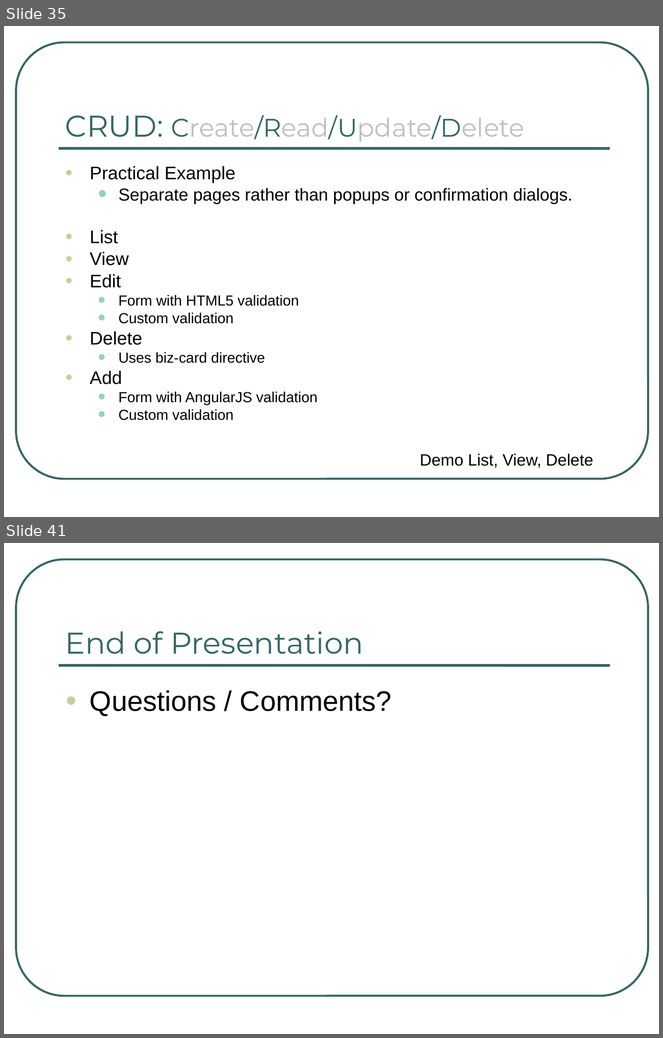
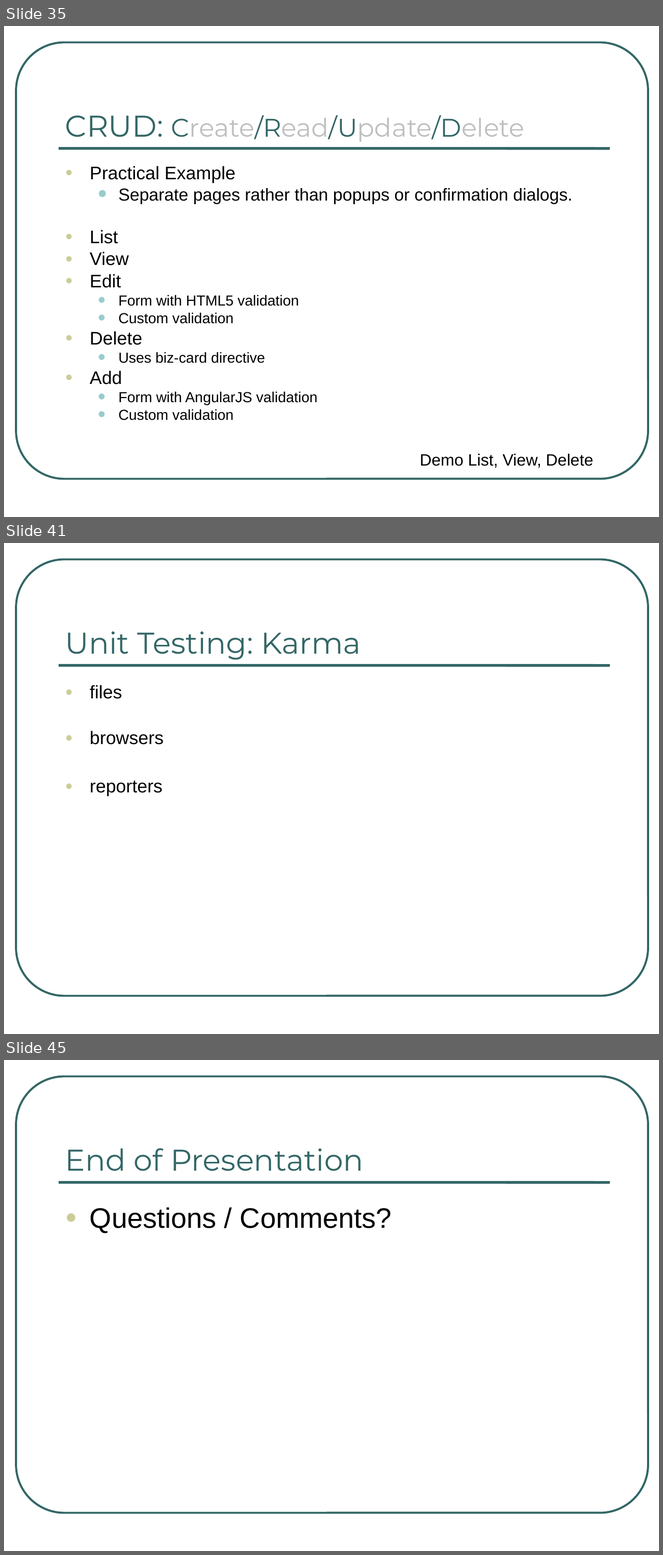
Before and after one commit to ng-al/AngularIntroApp, a slide deck: AngularJS Intro.ppt. Shown one above the other, each under a label of ours: slides 35 and 41 before the commit, slides 35, 41 and 45 after it; the slides between them are not shown. The pictures are 663x1038 and 663x1555 pixels, drawn with LibreOffice and Linux fonts; fonts in the diff are those of the drawing. Boxes give left, top, right and bottom in pixels: in the first picture for what was removed or moved away, otherwise in the second. Text is boxed around its words. In the diff, an @@ line names an element or a change of style, - is before the commit and + after.

```diff
--- a/AngularJS Intro.ppt
+++ b/AngularJS Intro.ppt
@@ slide 41 added at bbox=[4, 543, 659, 1034], background #FFFFFF; not listed: 2 template elements that a slide beside it also shows @@
@@ title added at bbox=[65, 631, 361, 660], 33 pt, text #336666 @@
+Unit Testing: Karma
@@ text added at bbox=[90, 685, 164, 796], 20 pt, text #000000 @@
+● files
+● browsers
+● reporters
@@ what was slide 41 is now slide 45 @@
```
Also in this commit, not shown: 17 slides changed, 3 other slides added, 1 other file.
